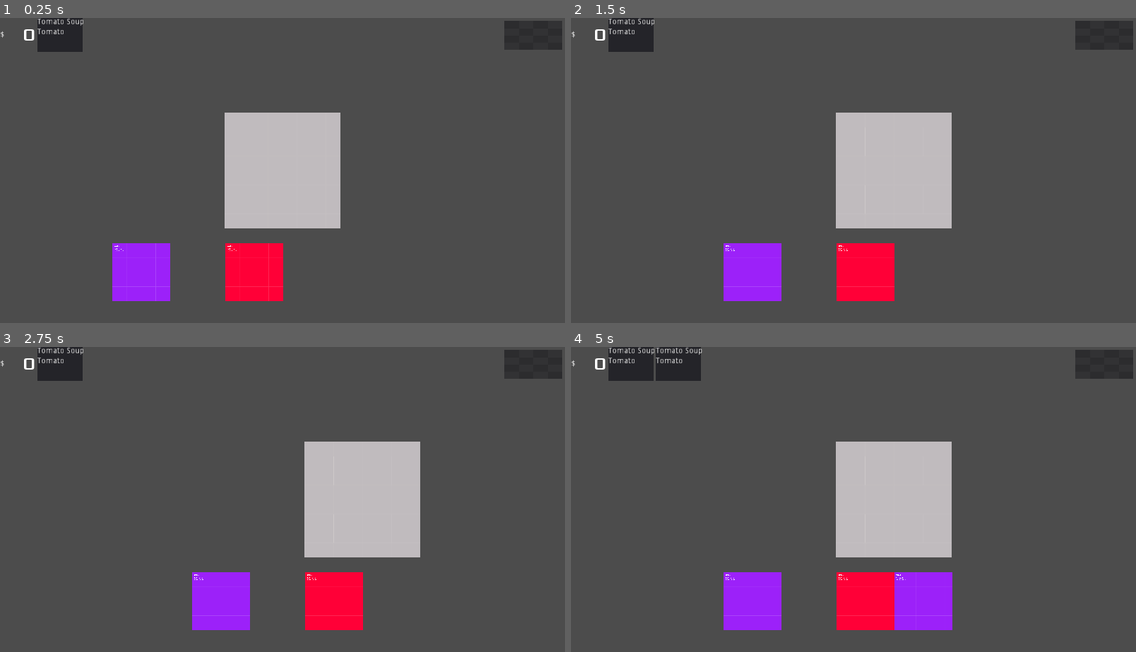
Above: before the commit, frames 1-4 (two rows, left to right).
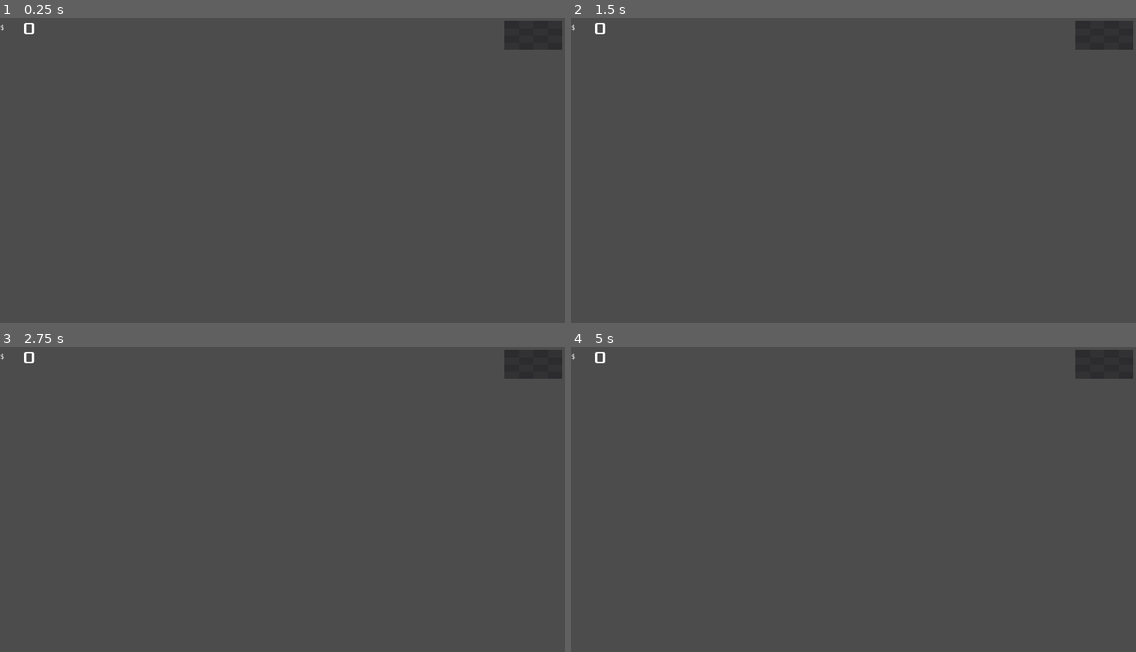
Above: after the commit, the same moments.

Repository: stewchan/kitchen
Game: Godot game, scene res://world/World.tscn
Two runs of this game, one before a commit and one after it. Both use one fixed random seed, a clock stepped at 60 frames per second and the inputs below. This scene is started directly instead of the project's main scene.
Inputs (mouse positions are in pixels of both pictures, inside the frame that each line leads up to):
- Up to frame 1 (0.25 s): no input
- Up to frame 2 (1.5 s): tap Enter at 0.5 s; move the mouse to (977, 155) at 0.52 s; hold Right (ui_right) 0.53-1.25 s; click (977, 155) at 0.67 s; drag from (740, 185) to (893, 170) at 1.27 s
- Up to frame 3 (2.75 s): tap Space at 2 s; move the mouse to (339, 432) at 2.02 s; hold Right (ui_right) from 2.03 s (still down)
- Up to frame 4 (5 s): release Right (ui_right) at 2.75 s; drag from (825, 560) to (904, 600) at 2.77 s; tap Enter at 3.5 s; move the mouse to (1023, 545) at 3.52 s; hold Left (ui_left) 3.53-4.25 s; drag from (684, 453) to (864, 600) at 4.27 s

The runs differ from the first frame. In frame 1, 13% of the frame differs, in the area x 0-61%, y 0-93%; in frame 2, 13%; in frame 3, 13%; in frame 4, 15%, in the area x 0-68%, y 0-93%.
Error in both runs: Invalid get index '3' (on base: 'Array'). (res://network/Network.gd:18)

Commit message:
Network attempt

Diff:
--- a/game/Game.gd
+++ b/game/Game.gd
@@ -20,3 +20,4 @@
 	add_child(world, true)
 	remove_child(players)
 	world.get_node("Players").replace_by(players)
+	world.start_game()
--- a/world/World.gd
+++ b/world/World.gd
@@ -29,8 +29,14 @@
 	randomize()
 	servery.connect("served", self, "on_dish_served")
 	emit_signal("score_changed", score)
+
+
+func start_game() -> void:
 	prepare_kitchen()
-	start_game()
+	spawn_plate()
+	if Network.pid == 1:
+		ingredient_timer.start()
+		order_timer.start()
 
 
 # TODO: Set up the game dish options and ingredients based on level
@@ -45,31 +51,6 @@
 				ingredient_options.append(ingredient)
 
 
-func random_dish() -> Dish:
-	var dish = DishScene.instance()
-	var r = randi() % dish_options.keys().size()
-	var dish_name = dish_options.keys()[r]
-	dish.dish_name = dish_name
-	dish.set_ingredients(dish_options[dish_name])
-	return dish
-
-
-func random_ingredient() -> Ingredient:
-	var ingredient = IngredientScene.instance()
-	var r = randi() % ingredient_options.size()
-	ingredient.ingredient_name = ingredient_options[r]
-	return ingredient
-
-
-func start_game() -> void:
-	spawn_ingredient(random_ingredient())
-	spawn_ingredient(random_ingredient())
-	spawn_order(random_dish())
-	spawn_plate()
-	ingredient_timer.start()
-	order_timer.start()
-
-
 func spawn_plate() -> void:
 	var plate = PlateScene.instance()
 	plate.name = "Plate"
@@ -78,7 +59,7 @@
 	plate.position = get_viewport_rect().size/2
 
 
-func spawn_order(dish: Dish) -> void:
+remote func spawn_order(dish: Dish) -> void:
 	order_count += 1
 	var order = OrderScene.instance()
 	order.name = "Order" + str(order_count)
@@ -111,6 +92,22 @@
 	spawn_plate()
 
 
+func random_dish() -> Dish:
+	var dish = DishScene.instance()
+	var r = int(randi() % dish_options.keys().size())
+	var dish_name = dish_options.keys()[r]
+	dish.dish_name = dish_name
+	dish.set_ingredients(dish_options[dish_name])
+	return dish
+
+
+func random_ingredient() -> Ingredient:
+	var ingredient = IngredientScene.instance()
+	var r = int(randi() % ingredient_options.size())
+	ingredient.ingredient_name = ingredient_options[r]
+	return ingredient
+
+
 func _on_IngredientTimer_timeout() -> void:
 	spawn_ingredient(random_ingredient())
 
